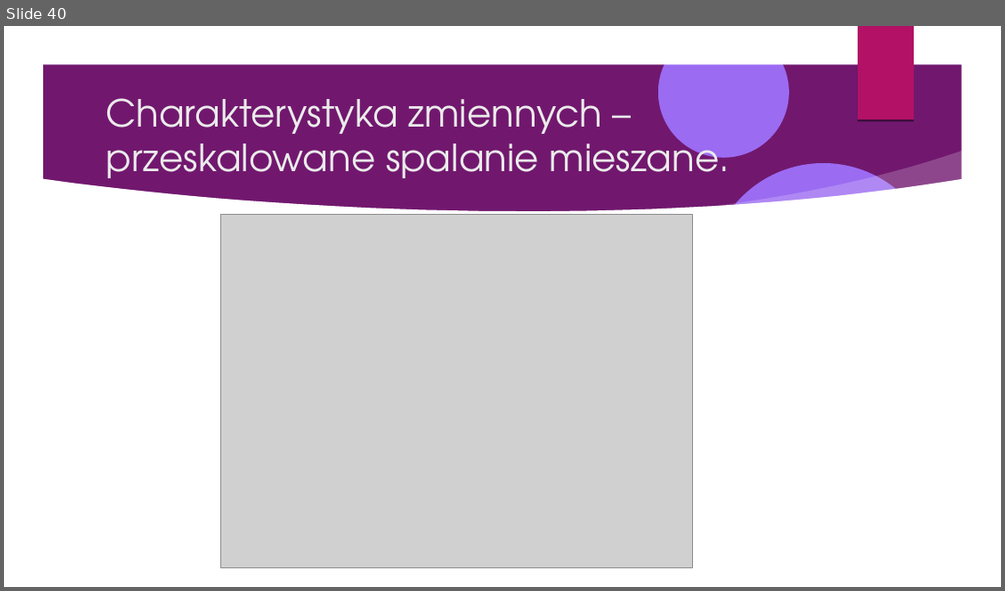
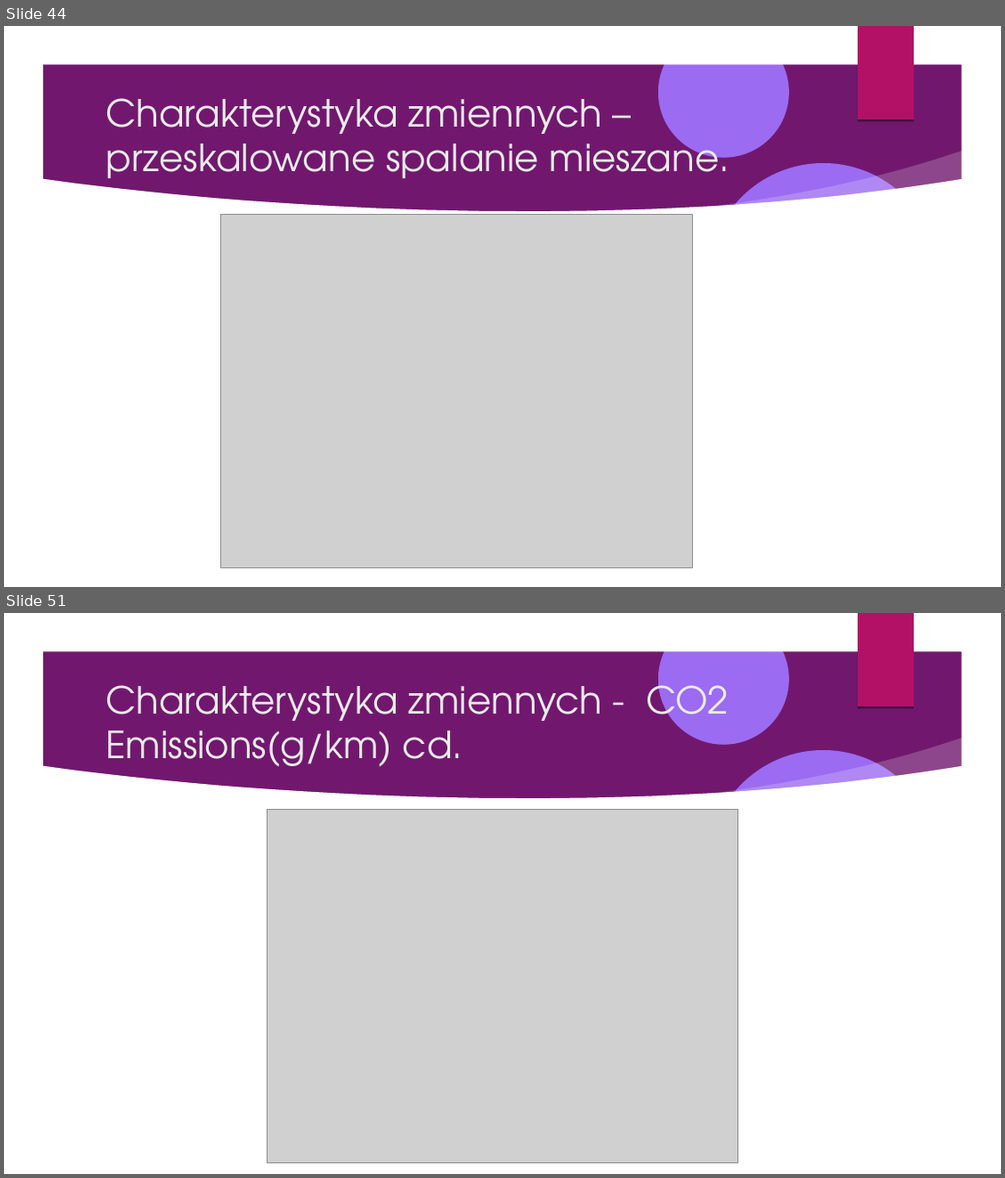
Before and after one commit to Pawel-Tomasz-Nowak/Scientific-collaboration, a slide deck: EmissionAnalysis/Prezentacja projektu.odp. Shown one above the other, each under a label of ours: slide 40 before the commit, slides 44 and 51 after it; the slides between them are not shown. The pictures are 1005x591 and 1005x1178 pixels, drawn with LibreOffice and Linux fonts; fonts in the diff are those of the drawing; grey boxes stand for pictures; background and template pictures are left out. Boxes give left, top, right and bottom in pixels: in the first picture for what was removed or moved away, otherwise in the second. Text is boxed around its words. In the diff, an @@ line names an element or a change of style, - is before the commit and + after.

```diff
--- a/EmissionAnalysis/Prezentacja projektu.odp
+++ b/EmissionAnalysis/Prezentacja projektu.odp
@@ slide 51 added at (4,613,1001,1174), background picture (left out); not listed: 9 template elements that a slide beside it also shows @@
@@ title added at (105,675,728,776), 36 pt, text #EBEBEB @@
+Charakterystyka zmiennych - CO2 Emissions(g/km) cd.
@@ picture added at (267,809,738,1162) @@
@@ what was slide 40 is now slide 44 @@
```
Also in this commit, not shown: 2 slides changed, 10 other slides added, 6 slides removed, 3 other files.
